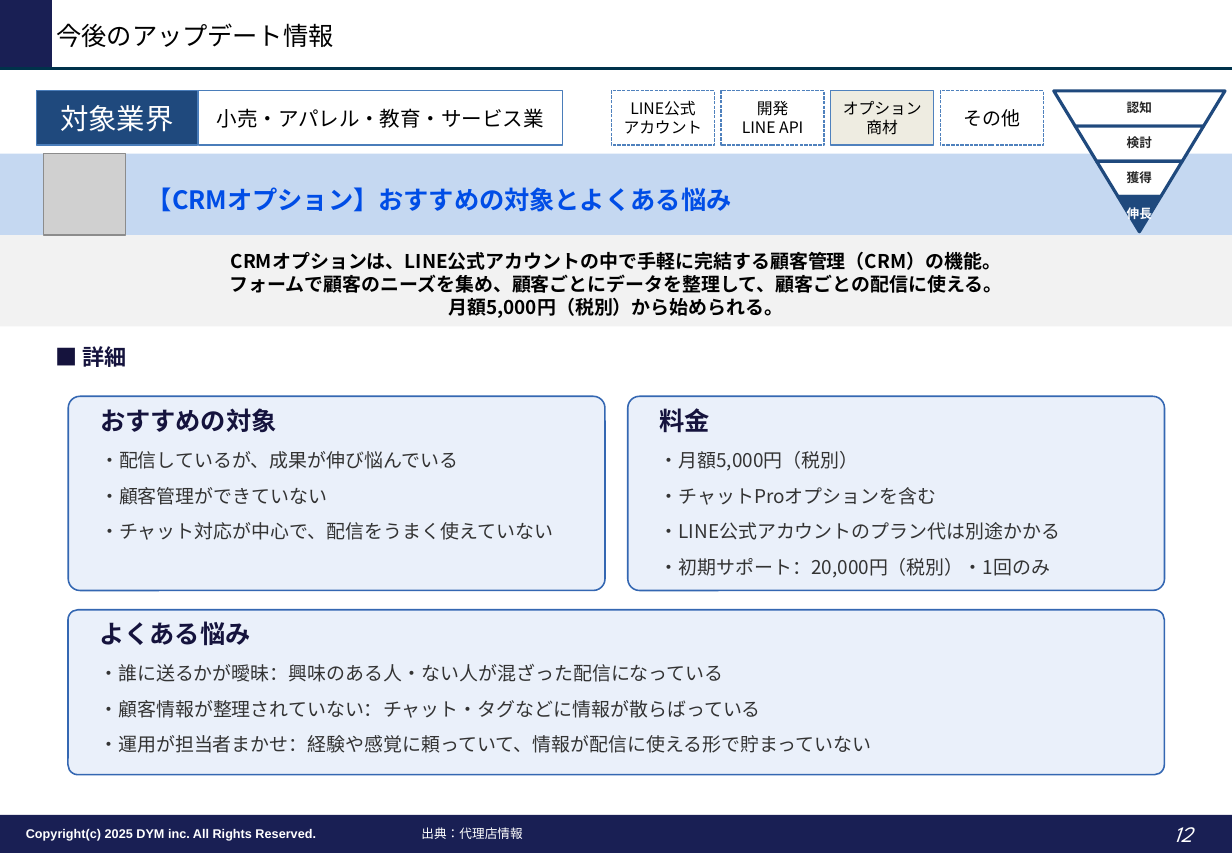
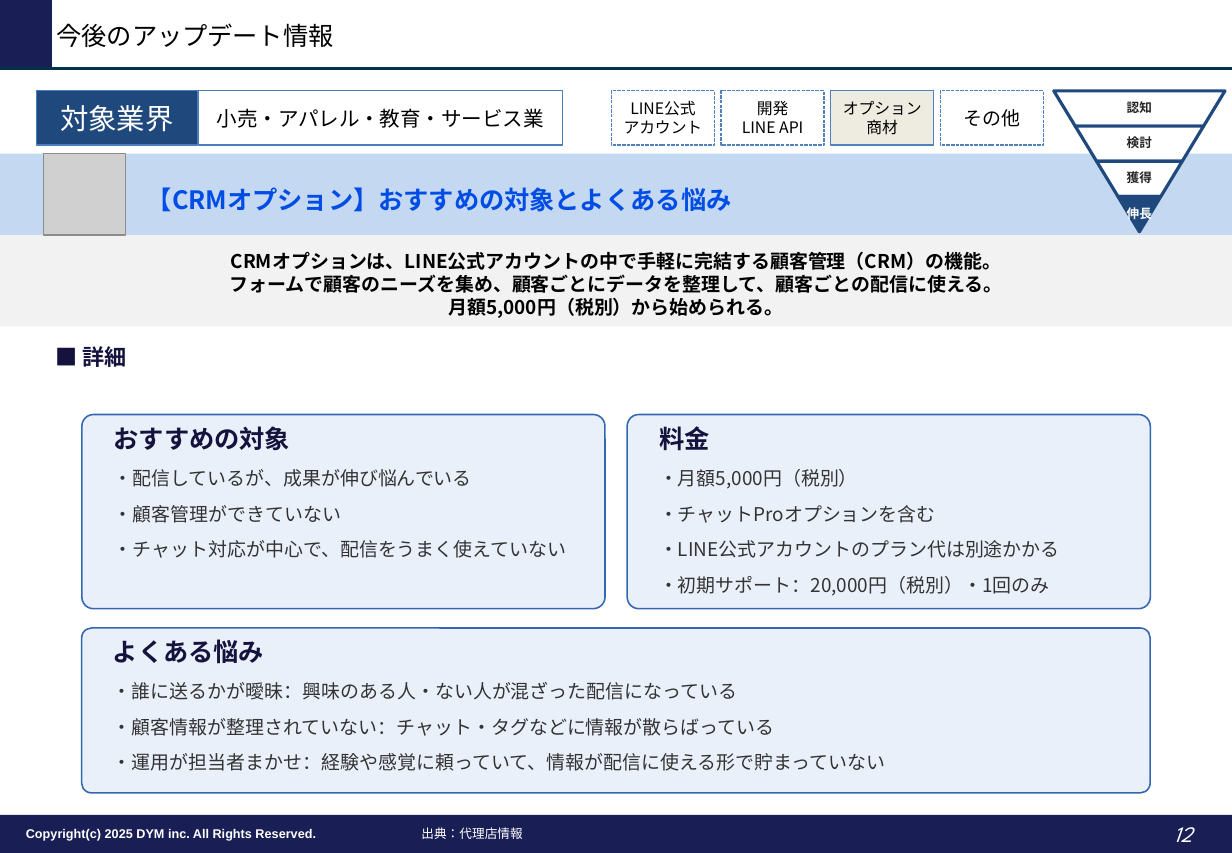
Before and after one commit to tonomura-r-dev/folder, a slide deck: slide 12 of LINEOA媒体最新情報_2026年10月トレンドレポート.pptx. Drawn at 1232x853 pixels with LibreOffice and Linux fonts; fonts in the diff are those of the drawing; grey boxes stand for pictures; background and template pictures are left out. Boxes give left, top, right and bottom in pixels: in the first picture for what was removed or moved away, otherwise in the second. Text is boxed around its words. In the diff, an @@ line names an element or a change of style, - is before the commit and + after.

```diff
--- a/LINEOA媒体最新情報_2026年10月トレンドレポート.pptx
+++ b/LINEOA媒体最新情報_2026年10月トレンドレポート.pptx
@@ rounded rectangle "おすすめの対象": place and size @@
-rounded rectangle "おすすめの対象" at (68,396,605,590)
+rounded rectangle "おすすめの対象" at (82,414,605,609)
@@ rounded rectangle "料金": place and size @@
-rounded rectangle "料金" at (628,396,1165,590)
+rounded rectangle "料金" at (627,414,1150,609)
@@ rounded rectangle "よくある悩み": place and size @@
-rounded rectangle "よくある悩み" at (68,610,1165,775)
+rounded rectangle "よくある悩み" at (82,628,1151,793)
```
Also in this commit, not shown: 9 other slides changed, 1 other file.
